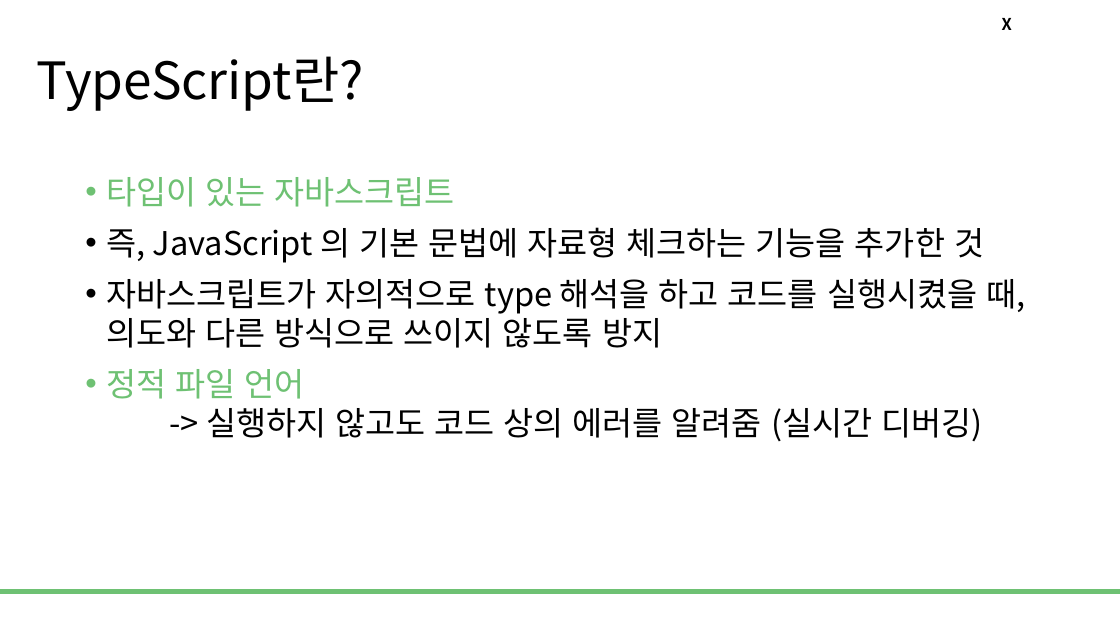
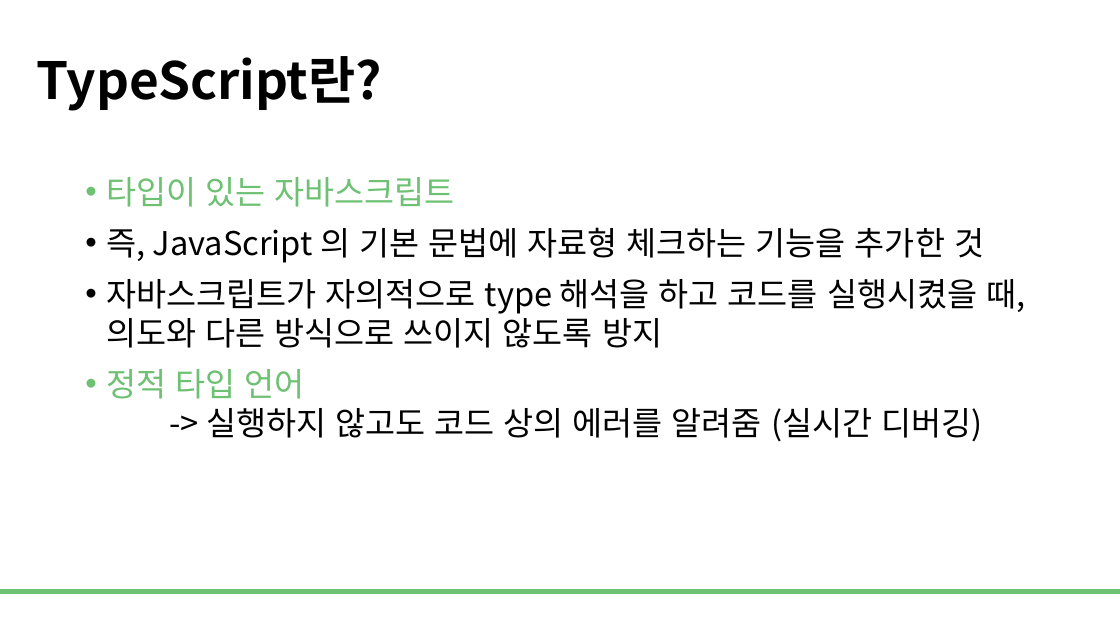
Before and after one commit to DevDamon0527/SeSAC_Yeongdeungpo_Campus_6th, a slide deck: slide 4 of material/[SeSAC_YDP_6] 32_TypeScript.pptx. Drawn at 1120x630 pixels with LibreOffice and Linux fonts; fonts in the diff are those of the drawing; background and template pictures are left out. Boxes give left, top, right and bottom in pixels: in the first picture for what was removed or moved away, otherwise in the second. Text is boxed around its words. In the diff, an @@ line names an element or a change of style, - is before the commit and + after.

```diff
--- a/material/[SeSAC_YDP_6] 32_TypeScript.pptx
+++ b/material/[SeSAC_YDP_6] 32_TypeScript.pptx
@@ title "TypeScript란?" at (36, 56, 382, 111): bold on @@
@@ text removed at (1002, 18, 1012, 30) @@
-X
@@ text at (106, 369, 982, 441): text changed @@
-• 정적 파일 언어
-  -> 실행하지 않고도 코드 상의 에러를 알려줌 (실시간 디버깅)
+• 정적 타입 언어
+  -> 실행하지 않고도 코드 상의 에러를 알려줌 (실시간 디버깅)
```
Also in this commit, not shown: 36 other slides changed.
